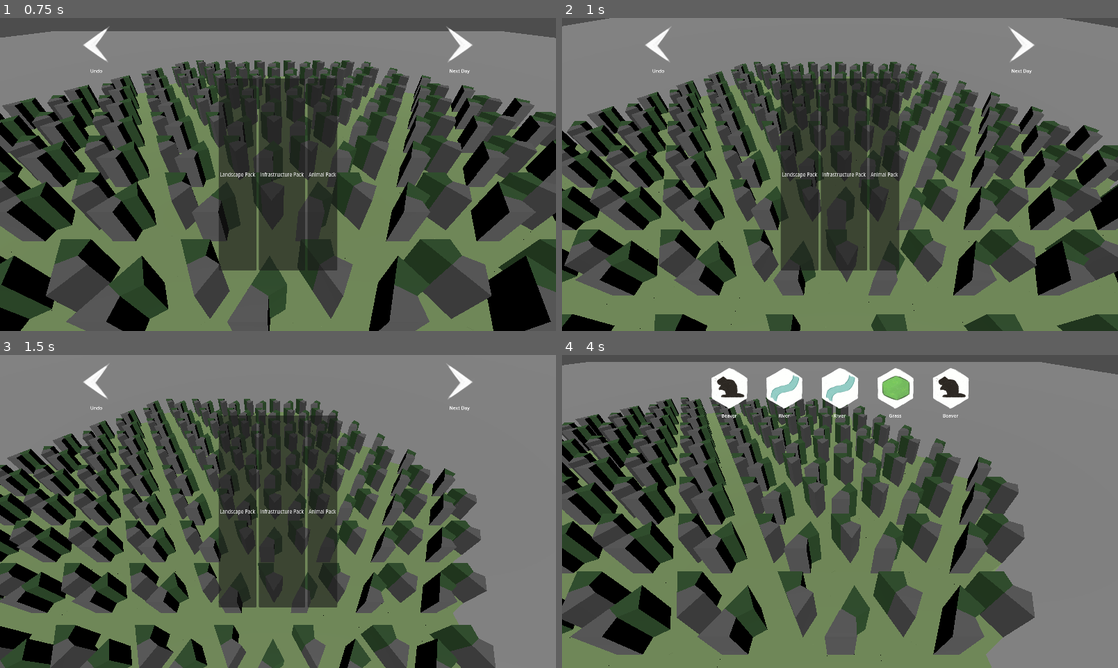
Above: before the commit, frames 1-4 (two rows, left to right).
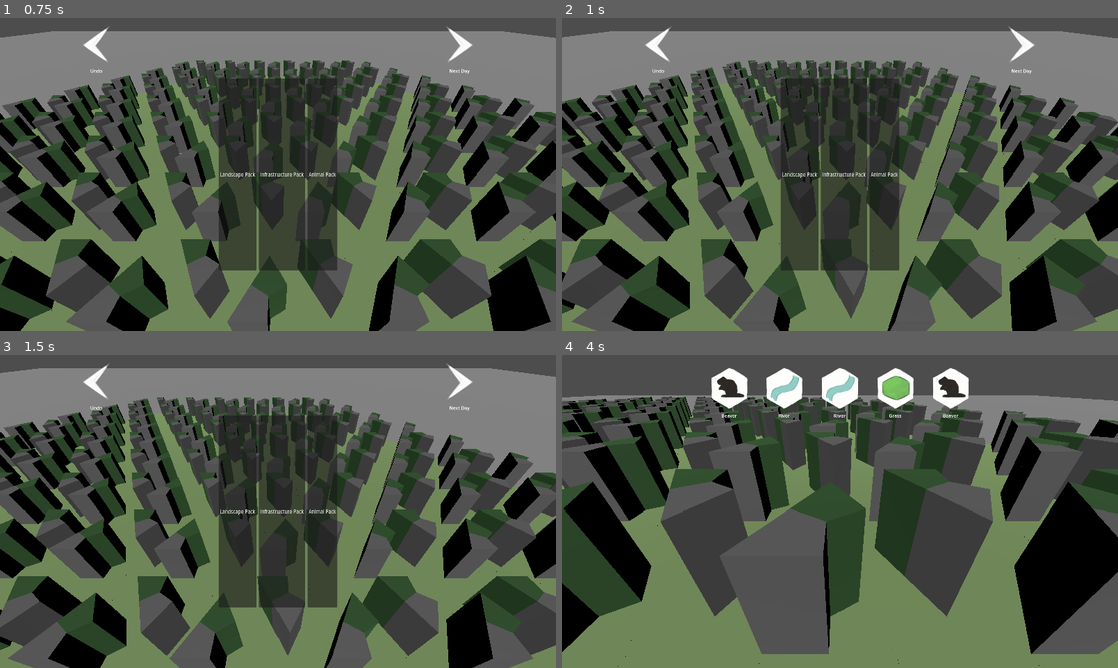
Above: after the commit, the same moments.

Repository: justfordoener/schmuck-of-schmiles
Game: Godot game, scene res://scenes/module_sandbox.tscn
The game is run twice, just before and just after one commit, with the same random seed, the same clock (stepped at 60 frames per second) and the same inputs.
Inputs (mouse positions are in pixels of both pictures, inside the frame that each line leads up to):
- Up to frame 1 (0.75 s): tap Enter at 0.5 s; move the mouse to (400, 158) at 0.52 s; press the mouse at (400, 158) at 0.53 s; hold D (move_right) from 0.53 s (still down)
- Up to frame 2 (1 s): keep holding D (move_right); tap Space at 0.77 s; tap Mouse wheel down (mouse_wheel_down, bound only after the co… at 0.8 s
- Up to frame 3 (1.5 s): release D (move_right) at 1.25 s; release the mouse at (400, 495) at 1.25 s; drag from (166, 527) to (250, 574) at 1.27 s
- Up to frame 4 (4 s): move the mouse to (895, 442) at 2.02 s; hold D (move_right) 2.03-2.75 s; tap Z (mouse_wheel_down, bound only before the commit) at 2.1 s; click (895, 442) at 2.17 s; tap Mouse wheel up (mouse_wheel_up, bound only after the commit) at 2.3 s; drag from (812, 574) to (673, 464) at 2.77 s; move the mouse to (1006, 558) at 3.52 s; hold A (move_left) from 3.53 s (still down); tap X (mouse_wheel_up, bound only before the commit) at 3.6 s; click (1006, 558) at 3.67 s; tap Space at 3.77 s; tap Middle mouse button (rotate) at 3.8 s

Frame 1 is identical in both runs. In frame 2, 56% of the frame differs, in the area x 0-100%, y 0-100%; in frame 3, 59%; in frame 4, 68%, in the area x 0-100%, y 2-100%.

Commit message:
Updated Mouse Controls
Now possible to rotate Tiles by using the mouse wheel while the left mouse button is down

Diff:
--- a/book_of_tiles_godot/project.godot
+++ b/book_of_tiles_godot/project.godot
@@ -87,13 +87,23 @@
 }
 mouse_wheel_up={
 "deadzone": 0.2,
-"events": [Object(InputEventKey,"resource_local_to_scene":false,"resource_name":"","device":-1,"window_id":0,"alt_pressed":false,"shift_pressed":false,"ctrl_pressed":false,"meta_pressed":false,"pressed":false,"keycode":88,"physical_keycode":0,"key_label":0,"unicode":120,"location":0,"echo":false,"script":null)
+"events": [Object(InputEventMouseButton,"resource_local_to_scene":false,"resource_name":"","device":-1,"window_id":0,"alt_pressed":false,"shift_pressed":false,"ctrl_pressed":false,"meta_pressed":false,"button_mask":0,"position":Vector2(0, 0),"global_position":Vector2(0, 0),"factor":1.0,"button_index":4,"canceled":false,"pressed":false,"double_click":false,"script":null)
+]
+}
+mouse_wheel_down={
+"deadzone": 0.2,
+"events": [Object(InputEventMouseButton,"resource_local_to_scene":false,"resource_name":"","device":-1,"window_id":0,"alt_pressed":false,"shift_pressed":false,"ctrl_pressed":false,"meta_pressed":false,"button_mask":0,"position":Vector2(0, 0),"global_position":Vector2(0, 0),"factor":1.0,"button_index":5,"canceled":false,"pressed":false,"double_click":false,"script":null)
+]
+}
+rotate_key_up={
+"deadzone": 0.2,
+"events": [Object(InputEventKey,"resource_local_to_scene":false,"resource_name":"","device":0,"window_id":0,"alt_pressed":false,"shift_pressed":false,"ctrl_pressed":false,"meta_pressed":false,"pressed":false,"keycode":88,"physical_keycode":0,"key_label":0,"unicode":0,"location":0,"echo":false,"script":null)
 , Object(InputEventJoypadButton,"resource_local_to_scene":false,"resource_name":"","device":-1,"button_index":10,"pressure":0.0,"pressed":false,"script":null)
 ]
 }
-mouse_wheel_down={
-"deadzone": 0.2,
-"events": [Object(InputEventKey,"resource_local_to_scene":false,"resource_name":"","device":-1,"window_id":0,"alt_pressed":false,"shift_pressed":false,"ctrl_pressed":false,"meta_pressed":false,"pressed":false,"keycode":90,"physical_keycode":0,"key_label":0,"unicode":121,"location":0,"echo":false,"script":null)
+rotate_key_down={
+"deadzone": 0.2,
+"events": [Object(InputEventKey,"resource_local_to_scene":false,"resource_name":"","device":0,"window_id":0,"alt_pressed":false,"shift_pressed":false,"ctrl_pressed":false,"meta_pressed":false,"pressed":false,"keycode":89,"physical_keycode":0,"key_label":0,"unicode":0,"location":0,"echo":false,"script":null)
 , Object(InputEventJoypadButton,"resource_local_to_scene":false,"resource_name":"","device":-1,"button_index":9,"pressure":0.0,"pressed":false,"script":null)
 ]
 }
--- a/book_of_tiles_godot/scenes/user_interface/menus/settings_UI.tscn
+++ b/book_of_tiles_godot/scenes/user_interface/menus/settings_UI.tscn
@@ -152,12 +152,12 @@
 action_buttons = {
 "camera_drag": NodePath("HBoxContainer2/HBoxContainer/Keybinds/HBoxContainer10/camera_drag"),
 "mouse_left": NodePath("HBoxContainer2/HBoxContainer/Keybinds/HBoxContainer7/mouse_left"),
-"mouse_wheel_down": NodePath("HBoxContainer2/HBoxContainer/Keybinds/HBoxContainer9/mouse_wheel_down"),
-"mouse_wheel_up": NodePath("HBoxContainer2/HBoxContainer/Keybinds/HBoxContainer8/mouse_wheel_up"),
 "move_back": NodePath("HBoxContainer2/HBoxContainer/Keybinds/HBoxContainer3/move_back"),
 "move_forward": NodePath("HBoxContainer2/HBoxContainer/Keybinds/HBoxContainer2/move_forward"),
 "move_left": NodePath("HBoxContainer2/HBoxContainer/Keybinds/HBoxContainer/move_left"),
 "move_right": NodePath("HBoxContainer2/HBoxContainer/Keybinds/HBoxContainer4/move_right"),
+"rotate_key_down": NodePath("HBoxContainer2/HBoxContainer/Keybinds/HBoxContainer9/mouse_wheel_down"),
+"rotate_key_up": NodePath("HBoxContainer2/HBoxContainer/Keybinds/HBoxContainer8/mouse_wheel_up"),
 "rotate_left": NodePath("HBoxContainer2/HBoxContainer/Keybinds/HBoxContainer5/rotate_left"),
 "rotate_right": NodePath("HBoxContainer2/HBoxContainer/Keybinds/HBoxContainer6/rotate_right")
 }
@@ -170,12 +170,12 @@
 "controller_prev_ui": NodePath("HBoxContainer2/HBoxContainer/ControllerBinds/VBoxContainer/HBoxContainer17/controller_prev_ui"),
 "controller_rotate_left": NodePath("HBoxContainer2/HBoxContainer/ControllerBinds/VBoxContainer2/HBoxContainer13/controller_rotate_left"),
 "controller_rotate_right": NodePath("HBoxContainer2/HBoxContainer/ControllerBinds/VBoxContainer2/HBoxContainer14/controller_rotate_right"),
-"mouse_wheel_down": NodePath("HBoxContainer2/HBoxContainer/ControllerBinds/VBoxContainer/HBoxContainer9/mouse_wheel_down"),
-"mouse_wheel_up": NodePath("HBoxContainer2/HBoxContainer/ControllerBinds/VBoxContainer/HBoxContainer8/mouse_wheel_up"),
 "move_back": NodePath("HBoxContainer2/HBoxContainer/ControllerBinds/VBoxContainer/HBoxContainer3/move_back"),
 "move_forward": NodePath("HBoxContainer2/HBoxContainer/ControllerBinds/VBoxContainer/HBoxContainer2/move_forward"),
 "move_left": NodePath("HBoxContainer2/HBoxContainer/ControllerBinds/VBoxContainer/HBoxContainer/move_left"),
-"move_right": NodePath("HBoxContainer2/HBoxContainer/ControllerBinds/VBoxContainer/HBoxContainer4/move_right")
+"move_right": NodePath("HBoxContainer2/HBoxContainer/ControllerBinds/VBoxContainer/HBoxContainer4/move_right"),
+"rotate_key_down": NodePath("HBoxContainer2/HBoxContainer/ControllerBinds/VBoxContainer/HBoxContainer9/mouse_wheel_down"),
+"rotate_key_up": NodePath("HBoxContainer2/HBoxContainer/ControllerBinds/VBoxContainer/HBoxContainer8/mouse_wheel_up")
 }
 default_button = NodePath("HBoxContainer2/Restore Default")
 controller_settings = NodePath("HBoxContainer2/HBoxContainer/ControllerBinds")
--- a/book_of_tiles_godot/scripts/managers/placement_manager.gd
+++ b/book_of_tiles_godot/scripts/managers/placement_manager.gd
@@ -10,6 +10,8 @@
 var plane : Plane
 var previous_position : Vector3 = Vector3.ZERO
 var saved_rotation : float = 0.
+var mouse_press_time : float
+var mouse_max_action_time : float = 1.0 # time how long you need to hold the left button down without placing the tile
 
 func undo_last_placement() -> void:
 	var tile : Node3D = tiles_placed_today.pop_back()
@@ -58,14 +60,27 @@
 			previous_position = snap_position
 			preview_instance.rotation.y = deg_to_rad(target_cell.base_rotation)
 			preview_instance.rotate_y(saved_rotation)
-		if Input.is_action_just_pressed("mouse_wheel_down"):
+
+		if Input.is_action_just_pressed("rotate_key_down"):
 			preview_instance.rotate_y(deg_to_rad(base_rotation))
 			saved_rotation = deg_to_rad(base_rotation)
-		if Input.is_action_just_pressed("mouse_wheel_up"):
+		if Input.is_action_just_pressed("rotate_key_up"):
 			preview_instance.rotate_y(deg_to_rad(-base_rotation))
 			saved_rotation = deg_to_rad(-base_rotation)
+		if Input.is_action_pressed("mouse_left"):
+			if Input.is_action_just_pressed("mouse_wheel_down"):
+				preview_instance.rotate_y(deg_to_rad(base_rotation))
+				saved_rotation = deg_to_rad(base_rotation)
+			if Input.is_action_just_pressed("mouse_wheel_up"):
+				preview_instance.rotate_y(deg_to_rad(-base_rotation))
+				saved_rotation = deg_to_rad(-base_rotation)
 		if Input.is_action_just_pressed("mouse_left"):
-			_spawn_instance(preview_instance.global_position, preview_instance.rotation.y)
+			mouse_press_time = Time.get_ticks_msec() / 1000.0
+
+		if Input.is_action_just_released("mouse_left"):
+			var hold_duration = Time.get_ticks_msec() / 1000.0 - mouse_press_time
+			if hold_duration < mouse_max_action_time:
+				_spawn_instance(preview_instance.global_position, preview_instance.rotation.y)
 
 func _spawn_instance(instance_position: Vector3, instance_rotation : float) -> void:
 	var instance = current_tile.instantiate()
--- a/book_of_tiles_godot/scripts/player_controller/camera.gd
+++ b/book_of_tiles_godot/scripts/player_controller/camera.gd
@@ -105,7 +105,7 @@
 		rotate_keys_direction += deadzone_axis("controller_rotate_left", "controller_rotate_right")
 		zoom_direction += deadzone_axis("controller_move_down", "controller_move_up") * controller_zoom_factor
 
-	if drag_rotate_mode: # zoom turned off while rotate_mode is true
+	if drag_rotate_mode or Input.is_action_pressed("mouse_left"): # zoom turned off while rotate_mode is true and while the left mouse button is pressed
 		zoom_direction = 0
 
 	# drag movement
